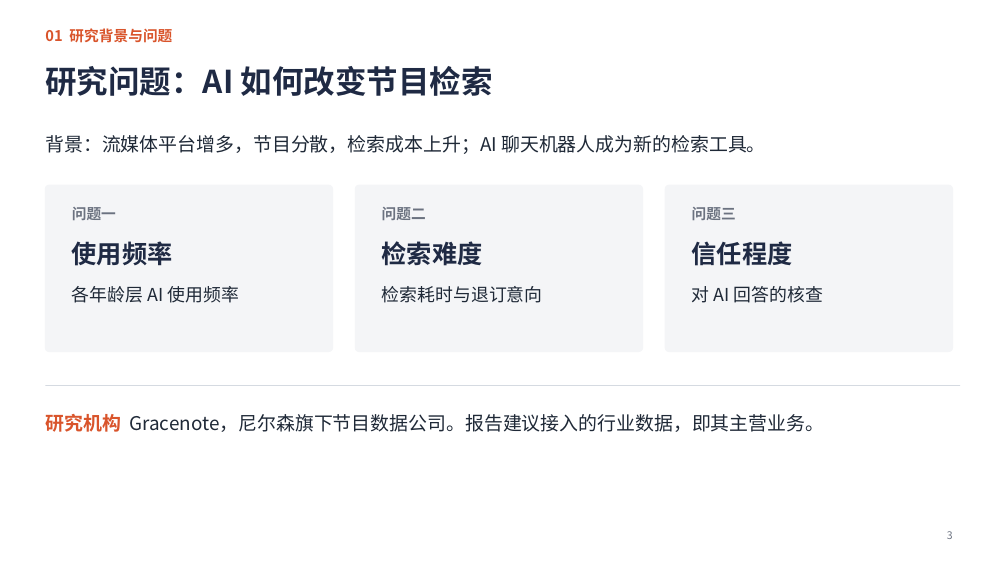
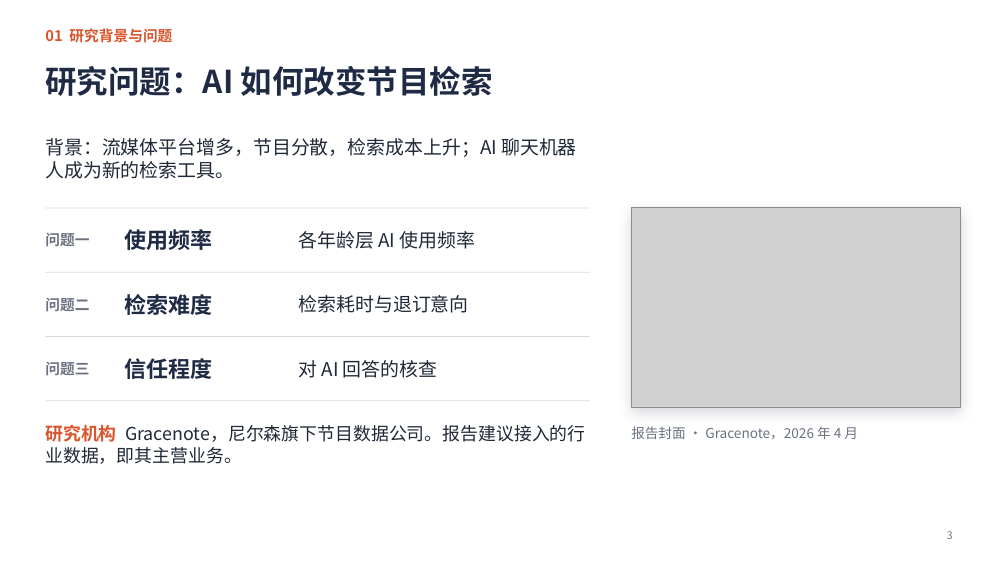
Before and after one commit to jayleo113/ppt, a slide deck: slide 3 of Gracenote报告解读_课堂汇报.pptx. Drawn at 1008x567 pixels with LibreOffice and Linux fonts; fonts in the diff are those of the drawing; grey boxes stand for pictures. Boxes give left, top, right and bottom in pixels: in the first picture for what was removed or moved away, otherwise in the second. Text is boxed around its words. In the diff, an @@ line names an element or a change of style, - is before the commit and + after.

```diff
--- a/Gracenote报告解读_课堂汇报.pptx
+++ b/Gracenote报告解读_课堂汇报.pptx
@@ text "背景：流媒体平台增多，节目分散，检索成本上升；AI 聊天机器人成为新的检索工具。" rewrapped from [45, 135, 766, 154] to [45, 138, 577, 179] @@
@@ text "问题一": place and size @@
-text "问题一" at [72, 207, 116, 220]
+text "问题一" at [45, 233, 89, 247]
@@ rounded rectangle removed at [45, 185, 333, 352] @@
@@ line added from (45, 208) to (590, 208), #D5DAE1 0.75 pt @@
@@ text "使用频率": place and size @@
-text "使用频率" at [72, 241, 173, 266]
+text "使用频率" at [125, 229, 213, 250]
@@ text "各年龄层 AI 使用频率": place and size @@
-text "各年龄层 AI 使用频率" at [72, 286, 238, 303]
+text "各年龄层 AI 使用频率" at [299, 231, 476, 249]
@@ rounded rectangle removed at [355, 185, 643, 352] @@
@@ rectangle added at [631, 208, 960, 408], fill #FFFFFF, outline #E3E7EC 0.5 pt @@
@@ picture added at [631, 208, 960, 408] @@
@@ rounded rectangle removed at [665, 185, 953, 352] @@
@@ text "问题二": place and size @@
-text "问题二" at [382, 207, 426, 220]
+text "问题二" at [45, 298, 89, 312]
@@ line added from (45, 272) to (590, 272), #D5DAE1 0.75 pt @@
@@ text "检索难度": place and size @@
-text "检索难度" at [382, 241, 483, 266]
+text "检索难度" at [125, 294, 213, 315]
@@ text "检索耗时与退订意向": place and size @@
-text "检索耗时与退订意向" at [382, 286, 543, 303]
+text "检索耗时与退订意向" at [299, 295, 469, 313]
@@ text "问题三": place and size @@
-text "问题三" at [692, 207, 736, 220]
+text "问题三" at [45, 362, 89, 375]
@@ line added from (45, 337) to (590, 337), #D5DAE1 0.75 pt @@
@@ size 24 to 21 pt in 3 elements at [125, 229, 213, 250], [125, 294, 213, 315], [125, 358, 213, 379] @@
@@ text "信任程度": place and size @@
-text "信任程度" at [692, 241, 793, 266]
+text "信任程度" at [125, 358, 213, 379]
@@ size 17 to 18 pt; vertical alignment top to middle in 3 elements at [299, 295, 469, 313], [299, 231, 476, 249], [299, 360, 437, 378] @@
@@ text "对 AI 回答的核查": place and size @@
-text "对 AI 回答的核查" at [692, 286, 823, 303]
+text "对 AI 回答的核查" at [299, 360, 437, 378]
@@ text "研究机构 Gracenote，尼尔森旗下节目数据公司。报告建议接入的行业数据，即其主营业务。": place and size @@
-text "研究机构 Gracenote，尼尔森旗下节目数据公司。报告建议接入的行业数据，即其主营业务。" at [45, 414, 825, 432]
+text "研究机构 Gracenote，尼尔森旗下节目数据公司。报告建议接入的行业数据，即其主营业务。" at [45, 425, 586, 464]
@@ text "研究机构 Gracenote，尼尔森旗下节目数据公司。报告建议接入的行业数据，即其主营业务。" at [45, 425, 586, 464]: size 18 to 17 pt @@
@@ line moved from (45, 386) - (960, 386) to (45, 401) - (590, 401) @@
@@ text added at [631, 426, 858, 439], 13 pt, text #6B7280 @@
+报告封面 · Gracenote，2026 年 4 月
```
Also in this commit, not shown: 2 other slides changed, 6 other files.
